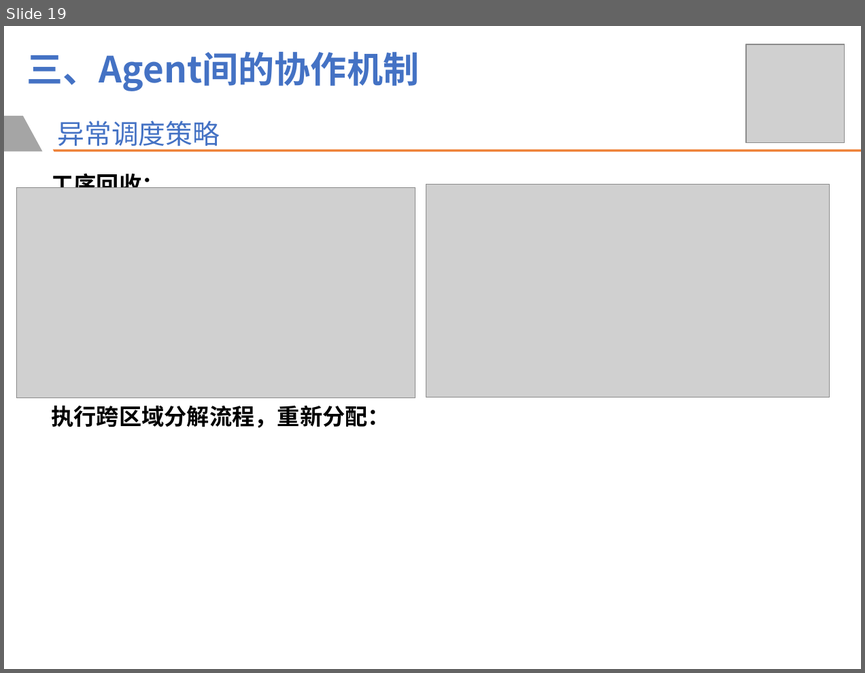
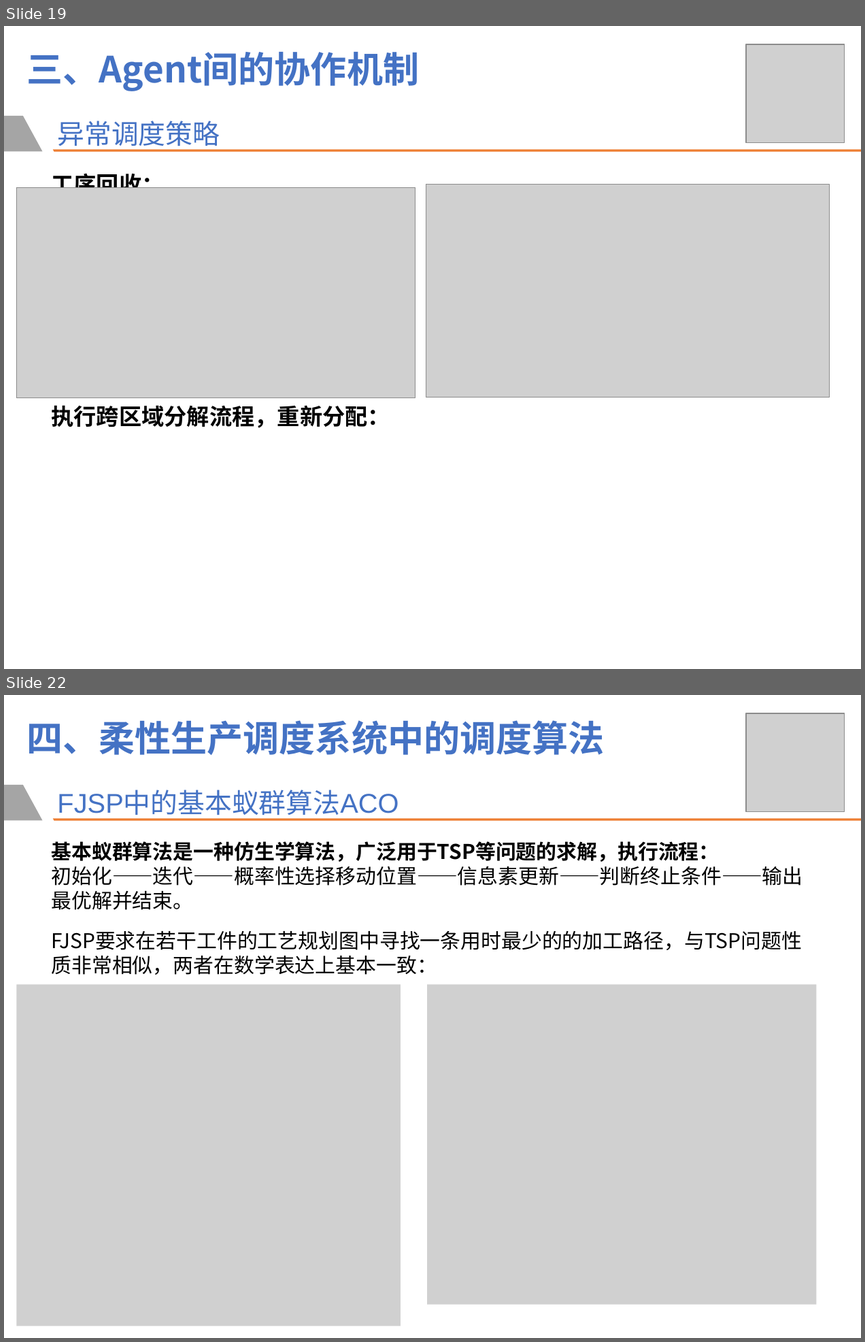
Before and after one commit to WeileLiang/FinalPro, a slide deck: 毕业答辩PPT/梁慰乐-基于多Agent的柔性生产动态调度系统研究 [自动保存的].pptx. Shown one above the other, each under a label of ours: slide 19 before the commit, slides 19 and 22 after it; the slides between them are not shown. The pictures are 865x673 and 865x1342 pixels, drawn with LibreOffice and Linux fonts; fonts in the diff are those of the drawing; grey boxes stand for pictures. Boxes give left, top, right and bottom in pixels: in the first picture for what was removed or moved away, otherwise in the second. Text is boxed around its words. In the diff, an @@ line names an element or a change of style, - is before the commit and + after.

```diff
--- a/毕业答辩PPT/梁慰乐-基于多Agent的柔性生产动态调度系统研究 [自动保存的].pptx
+++ b/毕业答辩PPT/梁慰乐-基于多Agent的柔性生产动态调度系统研究 [自动保存的].pptx
@@ slide 22 added at bbox=[4, 695, 861, 1338], background #FFFFFF @@
@@ picture added at bbox=[745, 713, 844, 812] @@
@@ text added at bbox=[26, 720, 604, 755], 32 pt, text #4472C4, bold @@
+四、柔性生产调度系统中的调度算法
@@ freeform shape added at bbox=[4, 784, 42, 820], fill #A5A5A5 @@
@@ text added at bbox=[57, 792, 398, 815], 24 pt, text #4472C4 @@
+FJSP中的基本蚁群算法ACO
@@ freeform shape added at bbox=[53, 819, 861, 821], fill #ED7D31 @@
@@ text added at bbox=[52, 841, 803, 910], 18 pt, text #000000 @@
+基本蚁群算法是一种仿生学算法，广泛用于TSP等问题的求解，执行流程：
+初始化——迭代——概率性选择移动位置——信息素更新——判断终止条件——输出最优解并结束。
@@ text added at bbox=[52, 931, 802, 974], 18 pt, text #000000 @@
+FJSP要求在若干工件的工艺规划图中寻找一条用时最少的的加工路径，与TSP问题性质非常相似，两者在数学表达上基本一致：
@@ picture added at bbox=[16, 984, 400, 1325] @@
@@ picture added at bbox=[427, 984, 816, 1304] @@
```
Also in this commit, not shown: 19 other slides added, 2 other files.
